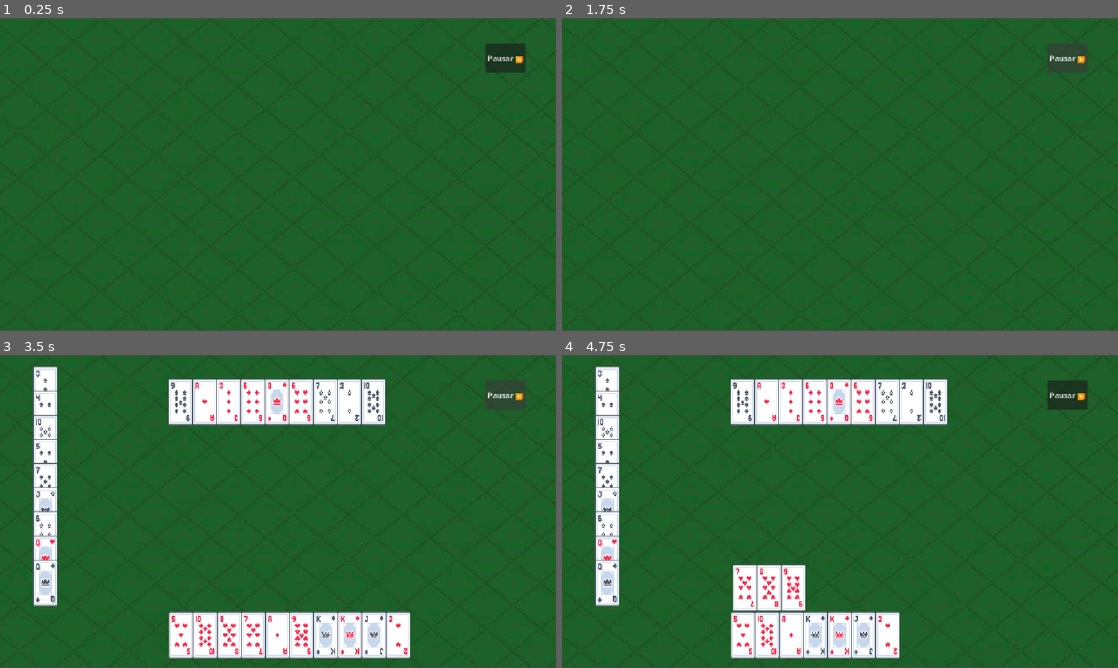
Above: before the commit, frames 1-4 (two rows, left to right).
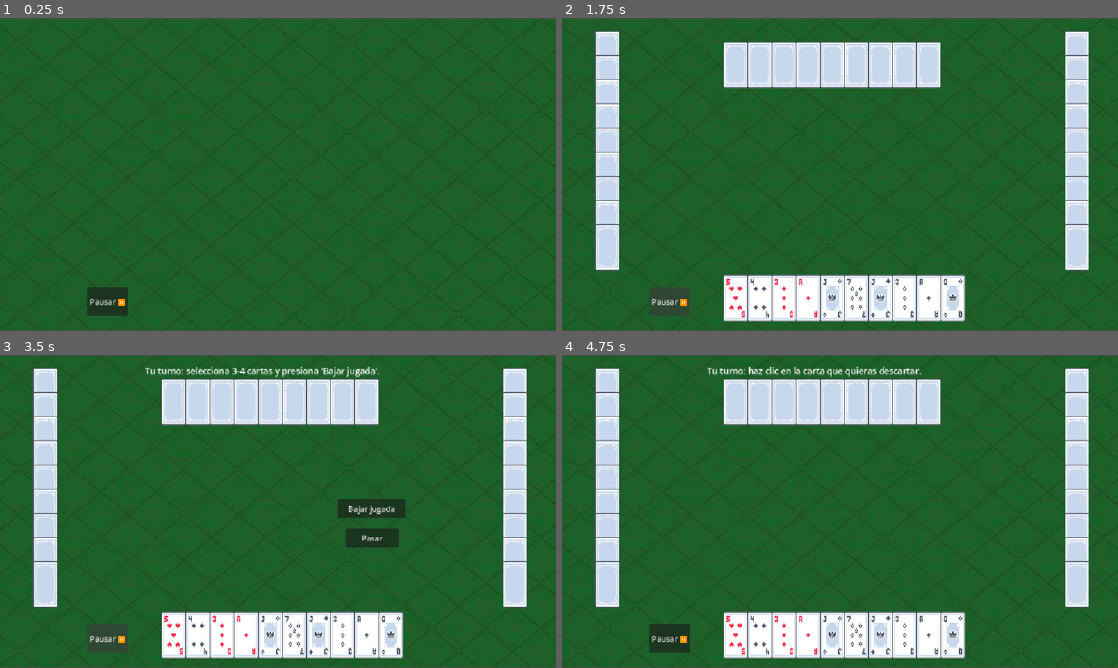
Above: after the commit, the same moments.

Repository: dasj1314m-c137/Programs
Game: Godot game, scene res://scenes/table.tscn
The game is run twice, just before and just after one commit, with the same random seed, the same clock (stepped at 60 frames per second) and the same inputs.
Inputs (mouse positions are in pixels of both pictures, inside the frame that each line leads up to):
- Up to frame 1 (0.25 s): no input
- Up to frame 2 (1.75 s): click "Pausar ⏸️" at 0.5 s; click "Reanudar ▶️" at 1.25 s
- Up to frame 3 (3.5 s): click "Pausar ⏸️" at 2 s; click "Reanudar ▶️" at 2.75 s
- Up to frame 4 (4.75 s): click (934, 508) at 3.5 s, where only the run after the commit has a clickable "Bajar jugada"; click (934, 536) at 4.25 s, where only the run after the commit has a clickable "Pasar"

The runs differ from the first frame. In frame 1, 1.3% of the frame differs, in the area x 15-95%, y 8-96%; in frame 2, 19%, in the area x 5-95%, y 4-97%; in frame 3, 15%; in frame 4, 17%.

Commit message:
añadimos que el usuario pueda jugar interactuando con las cartas de abajo bajando, pasando descartando eligiendo el descarte que quieren mientras los bots juegan basados en la heuristica etc.

Diff:
--- a/godot/poker/scenes/card_view.gd
+++ b/godot/poker/scenes/card_view.gd
@@ -1,11 +1,21 @@
 extends Area2D
 class_name CardView
+
+signal clicked(card_view: CardView)
 
 @onready var face_sprite: Sprite2D = $FaceSprite
 @onready var back_sprite: Sprite2D = $BackSprite
 
 var card_data: Card
 var is_face_up: bool = true
+var selected: bool = false
+
+func _ready() -> void:
+	input_event.connect(_on_input_event)
+
+func _on_input_event(_viewport: Node, event: InputEvent, _shape_idx: int) -> void:
+	if event is InputEventMouseButton and event.pressed and event.button_index == MOUSE_BUTTON_LEFT:
+		clicked.emit(self)
 
 func setup(a_card_data: Card, start_face_up: bool = true) -> void:
 	card_data = a_card_data
@@ -14,6 +24,15 @@
 	if start_face_up:
 		_load_face_texture()
 	set_face_up(is_face_up)
+
+func set_selected(value: bool) -> void:
+	selected = value
+	if selected:
+		position.y -= 12
+		z_index = 2
+	else:
+		position.y += 12
+		z_index = 1
 
 func _load_face_texture() -> void:
 	if card_data == null:
--- a/godot/poker/scenes/table.gd
+++ b/godot/poker/scenes/table.gd
@@ -3,12 +3,24 @@
 # Precargamos la escena de la carta visual
 var card_scene: PackedScene = preload("res://scenes/Card.tscn")
 
-# 1. Cambiamos Control por Node2D
+# game_player = true  → oculta las manos de los bots (modo real)
+# game_player = false → god mode: todas las cartas visibles (para pruebas)
+var game_player: bool = true
+
+# Estado de interacción del jugador humano (MELD / DISCARD)
+var interaction_phase: int = GameManager.HumanPhase.NONE
+var interaction_player_index: int = -1
+var selected_cards: Array[CardView] = []
+
 @onready var player_hand_container: Node2D = $PlayerHand
 @onready var deck_position: Marker2D = $DeckPosition
 @onready var discard_position: Marker2D = $DiscardPosition
 @onready var game_manager: GameManager = GameManager.new()
 @onready var pause_button: Button = $UI/PauseBtn
+@onready var turn_label: Label = $UI/TurnLabel
+@onready var play_button: Button = $UI/PlayBtn
+@onready var pass_button: Button = $UI/PassBtn
+@onready var reject_button: Button = $UI/RejectBtn
 # Guardamos la relación entre la posición del jugador y su nodo visual
 @onready var hand_containers = {
 	0: {"hand": $PlayerHand, "plays": $PlayerPlays, "vertical": false},
@@ -28,7 +40,14 @@
 	game_manager.card_drawn.connect(_on_card_drawn)
 	game_manager.card_discarded.connect(_on_card_discarded)
 	game_manager.melds_updated.connect(_on_melds_updated)
+	game_manager.human_hand_interaction.connect(_on_human_hand_interaction)
+	game_manager.human_action_done.connect(_on_human_action_done)
 	pause_button.pressed.connect(_on_pause_button_pressed)
+	play_button.pressed.connect(_on_play_button_pressed)
+	pass_button.pressed.connect(_on_pass_button_pressed)
+	reject_button.pressed.connect(_on_reject_button_pressed)
+
+	_hide_action_buttons()
 
 func _on_pause_button_pressed() -> void:
 	# Invertimos el estado actual de pausa del juego
@@ -42,8 +61,6 @@
 	else:
 		pause_button.text = "Pausar ⏸️"
 		print("--- SIMULACIÓN REANUDADA ---")
-	# ¡Que empiece el juego automático!
-	# (El _ready de game_manager disparará change_state(START_GAME))
 
 func _on_melds_updated(player: Player, melds: Array[Array]) -> void:
 	var p_index = game_manager.players.find(player)
@@ -65,8 +82,10 @@
 	for i in range(players.size()):
 		var p = players[i]
 		var config = hand_containers[i]
-		# Modo Dios: pasamos true para ver todas las cartas
-		render_hand(config["hand"], p.hand_cards, true, config["vertical"])
+		# game_player = true → solo la mano del humano se ve boca arriba
+		var face_up: bool = (not p.is_bot) or (not game_player)
+		var spacing: float = 10
+		render_hand(config["hand"], p.hand_cards, face_up, config["vertical"], spacing)
 
 # Muestra la última carta del pozo de descarte en su Marker2D
 func update_discard_pile_view(top_card_data: Card, face_up: bool) -> void:
@@ -80,19 +99,19 @@
 		card_view.position = Vector2.ZERO
 		card_view.setup(top_card_data, face_up)
 
-func render_player_hand(player: Player):
+func render_player_hand(player: Player) -> void:
 	var p_index = game_manager.players.find(player)
 	var config = hand_containers[p_index]
-	render_hand(config["hand"], player.hand_cards, true, config["vertical"])
+	var face_up: bool = (not player.is_bot) or (not game_player)
+	render_hand(config["hand"], player.hand_cards, face_up, config["vertical"])
 
 # Renderiza la mano de un jugador específico
-func render_hand(container: Node2D, cards: Array[Card], is_face_up: bool, is_vertical: bool = false) -> void:
+func render_hand(container: Node2D, cards: Array[Card], is_face_up: bool, is_vertical: bool = false, spacing: float = 10) -> void:
 	# Limpiar cartas visuales anteriores
 	for child in container.get_children():
 		child.queue_free()
 
 	var index: int = 0
-	var spacing: float = 10 # Cartas de bots más apretadas/compactas
 
 	for c_data in cards:
 		var card_view: CardView = card_scene.instantiate()
@@ -103,7 +122,10 @@
 		else:
 			card_view.position = Vector2((index * spacing) - 40, 0)
 
+		if c_data.discarded:
+			is_face_up = true
 		card_view.setup(c_data, is_face_up)
+		card_view.clicked.connect(_on_card_clicked)
 		index += 1
 
 # Renderiza un conjunto de combinaciones (melds) bajadas por un jugador
@@ -133,3 +155,93 @@
 
 		# Al terminar una jugada completa, sumamos el espacio EXTRA para la siguiente
 		current_offset += meld_gap
+
+# --- INTERACCIÓN DEL JUGADOR HUMANO ---
+
+func _on_human_hand_interaction(player: Player, phase: int) -> void:
+	_hide_action_buttons()
+	interaction_phase = phase
+	interaction_player_index = game_manager.players.find(player)
+	selected_cards.clear()
+
+	var config = hand_containers[interaction_player_index]
+	render_hand(config["hand"], player.hand_cards, true, config["vertical"])
+
+	turn_label.visible = true
+	if phase == GameManager.HumanPhase.MELD:
+		if game_manager.is_claim_turn:
+			turn_label.text = "Te entregaron una carta del pozo: 'Bajar jugada', 'Pasar', 'Rechazar'"
+		else:
+			turn_label.text = "Tu turno: selecciona 3-4 cartas y presiona 'Bajar jugada'."
+		play_button.visible = true
+		pass_button.visible = true
+		reject_button.visible = game_manager.is_claim_turn
+	elif phase == GameManager.HumanPhase.DISCARD:
+		turn_label.text = "Tu turno: haz clic en la carta que quieras descartar."
+
+func _on_human_action_done() -> void:
+	interaction_phase = GameManager.HumanPhase.NONE
+	_hide_action_buttons()
+
+func _on_card_clicked(card_view: CardView) -> void:
+	if interaction_phase == GameManager.HumanPhase.NONE:
+		return
+	var active_player = game_manager.players[interaction_player_index]
+	if active_player.is_bot:
+		return
+	if card_view.get_parent() != hand_containers[interaction_player_index]["hand"]:
+		return
+
+	if interaction_phase == GameManager.HumanPhase.DISCARD:
+		game_manager.human_discard(interaction_player_index, card_view.card_data)
+	elif interaction_phase == GameManager.HumanPhase.MELD:
+		_toggle_selection(card_view)
+
+func _toggle_selection(card_view: CardView) -> void:
+	if card_view.selected:
+		card_view.set_selected(false)
+		selected_cards.erase(card_view)
+	elif selected_cards.size() < 5:
+		card_view.set_selected(true)
+		selected_cards.append(card_view)
+
+func _on_play_button_pressed() -> void:
+	if selected_cards.size() < 3:
+		turn_label.text = "Selecciona al menos 3 cartas."
+		return
+	var cards: Array[Card] = []
+	for cv in selected_cards:
+		cards.append(cv.card_data)
+	if game_manager.human_down_meld(interaction_player_index, cards):
+		# Solo se puede bajar UNA jugada por turno → pasar directo al descarte
+		if game_manager.is_claim_turn:
+			_respond_claim(true)
+		else:
+			game_manager.human_finish_meld_phase()
+	else:
+		turn_label.text = "Esa combinación no es válida. Elige otra."
+
+func _on_pass_button_pressed() -> void:
+	if interaction_phase == GameManager.HumanPhase.MELD:
+		game_manager.players[interaction_player_index].play.clear()
+		if game_manager.is_claim_turn:
+			_respond_claim(true)
+		else:
+			game_manager.human_finish_meld_phase()
+
+func _on_reject_button_pressed() -> void:
+	if interaction_phase == GameManager.HumanPhase.MELD and game_manager.is_claim_turn:
+		game_manager.players[interaction_player_index].play.clear()
+		_respond_claim(false)
+
+func _respond_claim(value: bool) -> void:
+	selected_cards.clear()
+	interaction_phase = GameManager.HumanPhase.NONE
+	_hide_action_buttons()
+	game_manager.respond_claim(value)
+
+func _hide_action_buttons() -> void:
+	turn_label.visible = false
+	play_button.visible = false
+	pass_button.visible = false
+	reject_button.visible = false
--- a/godot/poker/scenes/table.tscn
+++ b/godot/poker/scenes/table.tscn
@@ -16,42 +16,70 @@
 position = Vector2(84.8, 63.800003)
 
 [node name="DiscardPosition" type="Marker2D" parent="." unique_id=1333629380]
-position = Vector2(113.200005, 64.6)
+position = Vector2(115, 65)
+
+[node name="PlayerHand" type="Node2D" parent="." unique_id=728635967]
+position = Vector2(112, 116)
+scale = Vector2(0.99999976, 0.99999976)
+
+[node name="PlayerPlays" type="Node2D" parent="." unique_id=1904635742]
+position = Vector2(112, 96.4)
+scale = Vector2(0.99999976, 0.99999976)
 
 [node name="Bot1Hand" type="Node2D" parent="." unique_id=1151884212]
-position = Vector2(18.8, 64.4)
+position = Vector2(18.8, 65)
 
 [node name="Bot1Plays" type="Node2D" parent="." unique_id=1452103839]
-position = Vector2(50.199997, 64.2)
+position = Vector2(50.2, 63.5)
 
 [node name="Bot2Hand" type="Node2D" parent="." unique_id=397382096]
-position = Vector2(114.8, 19.40001)
+position = Vector2(112, 19.4)
 
 [node name="Bot2Plays" type="Node2D" parent="." unique_id=474591062]
-position = Vector2(115.2, 38.6)
+position = Vector2(112, 38.6)
 scale = Vector2(0.99999976, 0.99999976)
 
 [node name="Bot3Hand" type="Node2D" parent="." unique_id=943259004]
-position = Vector2(213.4, 60.999996)
+position = Vector2(213.4, 65)
 
 [node name="Bot3Plays" type="Node2D" parent="." unique_id=950282130]
-position = Vector2(194.6, 60.4)
-
-[node name="PlayerHand" type="Node2D" parent="." unique_id=728635967]
-position = Vector2(115, 116)
-scale = Vector2(0.9999998, 0.9999998)
-
-[node name="PlayerPlays" type="Node2D" parent="." unique_id=1904635742]
-position = Vector2(115.799995, 96.4)
-scale = Vector2(0.9999998, 0.9999998)
+position = Vector2(194.6, 63.5)
 
 [node name="UI" type="CanvasLayer" parent="." unique_id=538715486]
 layer = 2
 
 [node name="PauseBtn" type="Button" parent="UI" unique_id=1331022209]
 process_mode = 3
-offset_left = 1006.0
-offset_top = 53.0
-offset_right = 1089.0
-offset_bottom = 113.0
+offset_left = 181.0
+offset_top = 557.0
+offset_right = 265.0
+offset_bottom = 617.0
 text = "Pausar ⏸️"
+
+[node name="TurnLabel" type="Label" parent="UI" unique_id=22925974]
+offset_left = 300.0
+offset_top = 20.0
+offset_right = 760.0
+offset_bottom = 60.0
+theme_override_font_sizes/font_size = 18
+
+[node name="PlayBtn" type="Button" parent="UI" unique_id=1464935095]
+offset_left = 700.0
+offset_top = 298.0
+offset_right = 840.0
+offset_bottom = 338.0
+text = "Bajar jugada"
+
+[node name="PassBtn" type="Button" parent="UI" unique_id=2078468464]
+offset_left = 716.0
+offset_top = 359.0
+offset_right = 826.0
+offset_bottom = 399.0
+text = "Pasar"
+
+[node name="RejectBtn" type="Button" parent="UI" unique_id=91048689]
+offset_left = 836.0
+offset_top = 359.0
+offset_right = 946.0
+offset_bottom = 399.0
+text = "Rechazar"
--- a/godot/poker/scripts/evaluator.gd
+++ b/godot/poker/scripts/evaluator.gd
@@ -229,7 +229,7 @@
 	return true
 
 # Devuelve la sublista de cartas de un palo que aún no están marcadas como usadas.
-static func _unused_of(all_cards: Array[Card], suit_cards: Array, used: Array[Card]) -> Array[Card]:
+static func _unused_of(_all_cards: Array[Card], suit_cards: Array, used: Array[Card]) -> Array[Card]:
 	var result: Array[Card] = []
 	for card in suit_cards:
 		if not used.has(card):
@@ -258,6 +258,30 @@
 
 	return best_card_to_discard
 
+# --- DECISIÓN DE TOMAR CARTA DESCARTADA (Bots) ---
+
+# Mejora mínima para que un bot tome una carta descartada. Con 35 cubre el par
+# (+50) y las 2 seguidas del mismo palo (+35); NO cubre los huecos (+15).
+const DISCARD_CLAIM_THRESHOLD: float = 35.0
+# Recibe la mano YA con la carta descartada incluida. Compara la mejor mano
+# posible (quedándose el descarte y soltando la peor carta) contra su mano sin
+# esa carta. Devuelve true si la mejora alcanza el umbral.
+static func is_discard_useful(hand_with_discard: Array[Card], discarded: Card) -> bool:
+	var base_hand: Array[Card] = []
+	for c in hand_with_discard:
+		if c != discarded:
+			base_hand.append(c)
+	var base_score := evaluate_hand(base_hand)
+
+	var to_discard := choose_card_to_discard(hand_with_discard)
+	if to_discard == null:
+		return false
+	var temp_hand := hand_with_discard.duplicate()
+	temp_hand.erase(to_discard)
+	var improved_score := evaluate_hand(temp_hand)
+
+	return improved_score - base_score >= DISCARD_CLAIM_THRESHOLD
+
 # --- DETECCIÓN DE GANADOR ---
 
 # Suma el total de cartas bajadas por un jugador (tamaño de todas sus jugadas).
--- a/godot/poker/scripts/game_manager.gd
+++ b/godot/poker/scripts/game_manager.gd
@@ -9,6 +9,9 @@
 signal turn_changed(current_player: Player)
 signal melds_updated(player: Player, melds: Array[Array])
 signal render_player_hand(player: Player)
+signal human_hand_interaction(player: Player, phase: HumanPhase)
+signal human_action_done
+signal human_claim_resolved(took: bool)
 
 enum State {
 	START_GAME,
@@ -20,6 +23,12 @@
 	END_ROUND
 }
 
+enum HumanPhase {
+	NONE,
+	MELD,
+	DISCARD
+}
+
 var current_state: State
 var deck: Deck
 var players: Array[Player] = []
@@ -29,6 +38,7 @@
 var current_player_index: int = 0
 var is_forced_turn: bool = false
 var is_discarded_turn: bool = false
+var is_claim_turn: bool = false
 var back_card: Card = Card.new("diamond", 1)
 
 func _ready() -> void:
@@ -59,7 +69,8 @@
 
 func _setup_game() -> void:
 	deck = Deck.new()
-	# Añadimos a los jugadores de prueba
+	# Un jugador humano (is_bot = false) + 3 bots
+	players.append(Player.new("Jugador", false))
 	players.append(Player.new("Bot 1"))
 	players.append(Player.new("Bot 2"))
 	players.append(Player.new("Bot 3"))
@@ -69,12 +80,26 @@
 func _setup_round() -> void:
 	deck.gen_deck()
 	deck.shuffle_deck()
-	players.shuffle()
+
+	# El humano siempre queda en la posición 0 (abajo) y los bots se barajan
+	var human: Player = null
+	var bots: Array[Player] = []
+	for player in players:
+		if player.is_bot:
+			bots.append(player)
+		else:
+			human = player
+	bots.shuffle()
+	players.clear()
+	if human != null:
+		players.append(human)
+	for bot in bots:
+		players.append(bot)
 
 	for player in players:
 		player.clear_hand()
 
-	print("--- NUEVA RONDA INICIADA ---")
+	# print("--- NUEVA RONDA INICIADA ---")
 	change_state(State.DEAL_CARDS)
 
 func _deal_cards() -> void:
@@ -83,7 +108,7 @@
 		for player in players:
 			player.save_card(deck.deal_card())
 
-	print("9 cartas repartidas a cada jugador con éxito.")
+	# print("9 cartas repartidas a cada jugador con éxito.")
 	cards_dealt.emit(players) # <-- Avisamos a Table.gd
 	await get_tree().create_timer(1.0, false).timeout
 
@@ -94,14 +119,19 @@
 func _start_player_turn() -> void:
 	var active_player = players[current_player_index]
 	turn_changed.emit(active_player)
-	print("\n>>> Turno de: ", active_player.name)
+	# print("\n>>> Turno de: ", active_player.name)
 	# Aquí el juego se detiene a esperar que el jugador o la IA realice su acción
+
+	# Turno humano: detenemos la máquina de estados esperando su interacción
+	if not active_player.is_bot:
+		await _run_human_turn(active_player)
+		return
 
 	await get_tree().create_timer(0.8, false).timeout
 # --- ACCIONES DURANTE LA PARTIDA ---
 	if is_forced_turn:
 		is_forced_turn = false # Reseteamos la bandera
-		print(active_player.name, " debe pagar por la carta que tomó forzada.")
+		# print(active_player.name, " debe pagar por la carta que tomó forzada.")
 		card_discarded.emit(back_card, false)
 		melds_updated.emit(active_player, active_player.melds_down)
 		await get_tree().create_timer(1.0, false).timeout
@@ -137,7 +167,7 @@
 			_declare_winner(active_player)
 			return
 
-		print(active_player.name, " debe pagar por la carta descartada que tomo.")
+		# print(active_player.name, " debe pagar por la carta descartada que tomo.")
 		# Paga descartando una carta de su mano
 		card_to_discard = active_player.choose_card_to_discard()
 		if card_to_discard:
@@ -148,13 +178,13 @@
 	# 1. El jugador roba una carta del mazo
 	var drawn_card = deck.deal_card()
 	if drawn_card == null:
-		print("¡El mazo se ha quedado sin cartas! Fin de la partida.")
+		# print("¡El mazo se ha quedado sin cartas! Fin de la partida.")
 		change_state(State.EVALUATE)
 		return
 
 	active_player.save_card(drawn_card)
 	card_drawn.emit(drawn_card)
-	print(active_player.name, " robó del mazo: ", drawn_card.get_name())
+	# print(active_player.name, " robó del mazo: ", drawn_card.get_name())
 
 	await get_tree().create_timer(1.0, false).timeout
 	# 2. Revisa si puede bajar alguna jugada a la mesa
@@ -185,8 +215,89 @@
 	if card_to_discard:
 		player_discards_card(active_player, card_to_discard)
 
+func _run_human_turn(player: Player) -> void:
+	# Turno forzado: la carta entró en sus bajadas, solo debe pagar descartando
+	if is_forced_turn:
+		is_forced_turn = false
+		# print(player.name, " debe pagar por la carta que tomó forzada.")
+		card_discarded.emit(back_card, false)
+		melds_updated.emit(player, player.melds_down)
+		await get_tree().create_timer(0.6, false).timeout
+		if Evaluator.has_won(player.melds_down):
+			_declare_winner(player)
+			return
+		await _human_discard_phase(player)
+		return
+
+	# Turno de carta tomada del pozo: la bajada ya se hizo al aceptar la carta,
+	# así que solo queda pagar descartando
+	if is_discarded_turn:
+		is_discarded_turn = false
+		render_player_hand.emit(player)
+		if Evaluator.has_won(player.melds_down):
+			_declare_winner(player)
+			return
+		await _human_discard_phase(player)
+		return
+
+	# Turno normal: roba automáticamente del mazo
+	var drawn_card = deck.deal_card()
+	if drawn_card == null:
+		# print("¡El mazo se ha quedado sin cartas! Fin de la partida.")
+		change_state(State.EVALUATE)
+		return
+
+	player.save_card(drawn_card)
+	card_drawn.emit(drawn_card)
+	# print(player.name, " robó del mazo: ", drawn_card.get_name())
+	await get_tree().create_timer(1.0, false).timeout
+
+	# El humano decide qué jugadas bajar con el botón "Bajar jugada"
+	if player.hand_cards.size() > 3 or player.has_play():
+		await _human_meld_phase(player)
+
+	if Evaluator.has_won(player.melds_down):
+		_declare_winner(player)
+		return
+
+	await _human_discard_phase(player)
+
+func _human_meld_phase(player: Player) -> void:
+	human_hand_interaction.emit(player, HumanPhase.MELD)
+	await human_action_done
+
+func _human_discard_phase(player: Player) -> void:
+	human_hand_interaction.emit(player, HumanPhase.DISCARD)
+	await human_action_done
+
+# --- MÉTODOS LLAMADOS DESDE LA UI (jugador humano) ---
+
+# Baja las cartas seleccionadas si forman una jugada válida.
+func human_down_meld(player_index: int, selected: Array[Card]) -> bool:
+	var player = players[player_index]
+	if player.is_bot or not player.down_selected_meld(selected):
+		return false
+	render_player_hand.emit(player)
+	melds_updated.emit(player, player.melds_down)
+	return true
+
+# El humano terminó de bajar jugadas (botón "Pasar").
+func human_finish_meld_phase() -> void:
+	human_action_done.emit()
+
+# El humano eligió qué carta descartar.
+func human_discard(player_index: int, card: Card) -> void:
+	var player = players[player_index]
+	if player.hand_cards.has(card):
+		player_discards_card(player, card)
+	human_action_done.emit()
+
+# El humano respondió si toma o no la carta del pozo.
+func respond_claim(took: bool) -> void:
+	human_claim_resolved.emit(took)
+
 func player_discards_card(player: Player, card: Card) -> void:
-	print(player.name, " descartó: ", card.get_name())
+	# print(player.name, " descartó: ", card.get_name())
 	last_discarded_card = card
 	last_discarded_card.discarded = true
 	player.remove_card(card)
@@ -210,8 +321,8 @@
 
 		# Verifica únicamente cartas bajadas públicas
 		if candidate_player.can_down_meld(last_discarded_card):
-			print("¡ROBO FORZADO! A ", candidate_player.name, " le entra la carta en sus bajadas.")
-			print("El turno SALTA a ", candidate_player.name)
+			# print("¡ROBO FORZADO! A ", candidate_player.name, " le entra la carta en sus bajadas.")
+			# print("El turno SALTA a ", candidate_player.name)
 
 			current_player_index = check_index
 			claimed = true
@@ -232,16 +343,27 @@
 			card_drawn.emit(last_discarded_card)
 			await get_tree().create_timer(1.0, false).timeout
 
-			if candidate_player.has_play():
-				print(candidate_player.name, " va a usar la carta descartada: ", last_discarded_card.get_name())
-				if candidate_player.is_discarded_play():
-
-					current_player_index = check_index
-					claimed = true
-
-					is_discarded_turn = true
-					change_state(State.PLAYER_TURN)
-					break
+			var should_claim: bool = false
+			if candidate_player.is_bot:
+				if candidate_player.has_play() and candidate_player.is_discarded_play():
+					should_claim = true
+					print(candidate_player.name, " va a usar la carta descartada: ", last_discarded_card.get_name())
+			else:
+				# Entregamos la carta y mostramos la UI normal de bajar/pasar.
+				# Pasar = devolver la carta; bajar una jugada = tomar la carta.
+				is_claim_turn = true
+				human_hand_interaction.emit(candidate_player, HumanPhase.MELD)
+				should_claim = await human_claim_resolved
+				is_claim_turn = false
+
+			if should_claim:
+				last_discarded_card.discarded = false
+				current_player_index = check_index
+				claimed = true
+
+				is_discarded_turn = true
+				change_state(State.PLAYER_TURN)
+				break
 
 			candidate_player.remove_card(last_discarded_card)
 			card_drawn.emit(last_discarded_card)
@@ -260,11 +382,11 @@
 	winner = player
 	# Re-render de la última jugada bajada antes de terminar
 	melds_updated.emit(player, player.melds_down)
-	print("\n*** ¡", player.name, " HA GANADO! ***")
+	# print("\n*** ¡", player.name, " HA GANADO! ***")
 	change_state(State.EVALUATE)
 
 func _evaluate_winner() -> void:
-	print("--- EVALUANDO GANADOR ---")
+	# print("--- EVALUANDO GANADOR ---")
 	if winner == null:
 		# Fallback: si el mazo se agotó, buscamos quién llegó a 10 cartas
 		for player in players:
--- a/godot/poker/scripts/player.gd
+++ b/godot/poker/scripts/player.gd
@@ -7,9 +7,11 @@
 var melds_down: Array[Array]
 var melds_changed: bool = false
 var play: Array[Card]
+var is_bot: bool = true
 
-func _init(a_name: String):
+func _init(a_name: String, bot: bool = true):
 	name = a_name
+	is_bot = bot
 
 func save_card(a_card: Card):
 	hand_cards.append(a_card)
@@ -57,6 +59,17 @@
 	play.clear()
 	return
 
+# El humano selecciona 3-4 cartas y el botón "Bajar jugada" valida con el Evaluator.
+func down_selected_meld(selected: Array[Card]) -> bool:
+	if not Evaluator.check_play(selected):
+		return false
+	selected.sort_custom(func(a, b): return a.value < b.value)
+	melds_down.append(selected.duplicate())
+	for card in selected:
+		hand_cards.erase(card)
+	melds_changed = true
+	return true
+
 func has_play():
 	if hand_cards.size() < 3:
 		return
